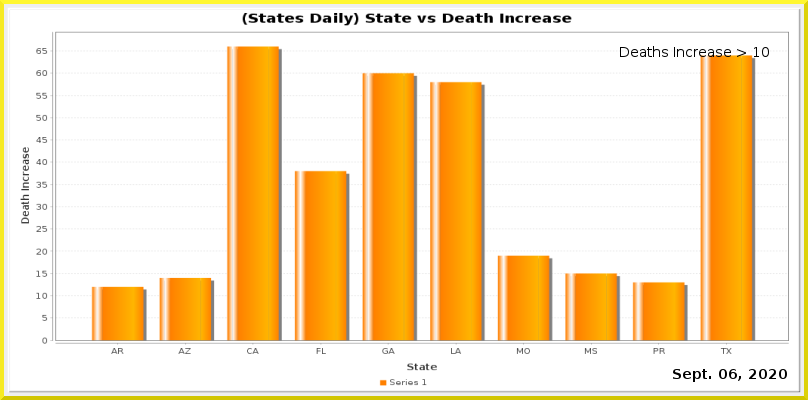
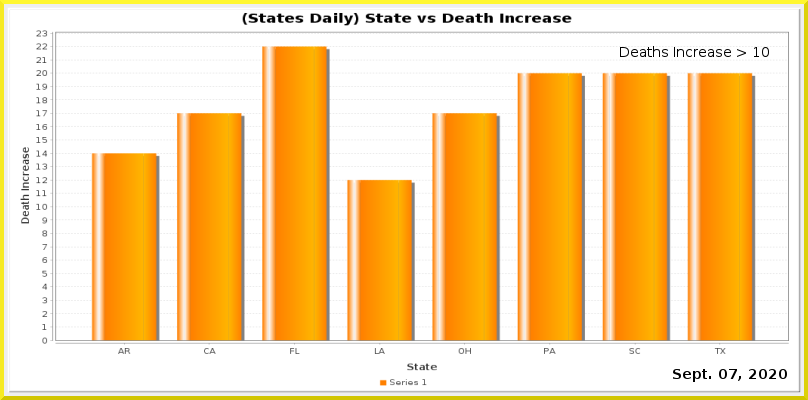
Layers edited between the first and the second 808 x 400 image:
painted on "Current Date" over left=729, top=369, right=737, bottom=379
painted on "Date_vs_TestIncrease.png" over left=36, top=30, right=789, bottom=354
